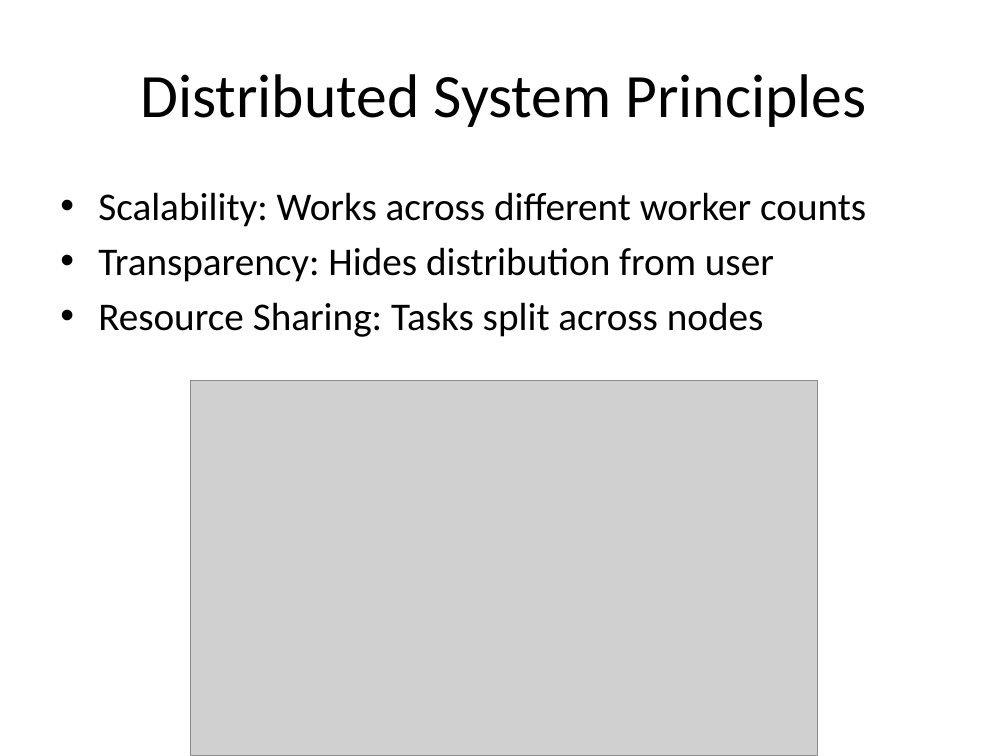
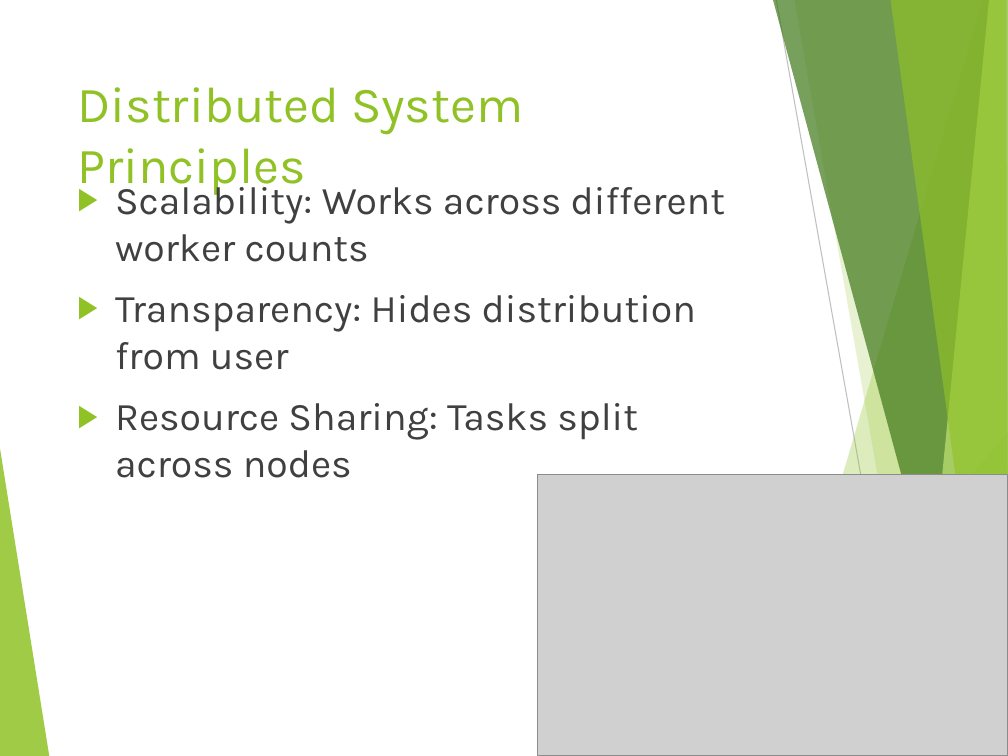
Before and after one commit to rbazzell/distributed-systems-project, a slide deck: slide 10 of DMaC_slides.pptx (slide 11 before the commit). Drawn at 1008x756 pixels with LibreOffice and Linux fonts; fonts in the diff are those of the drawing; grey boxes stand for pictures. Boxes give left, top, right and bottom in pixels: in the first picture for what was removed or moved away, otherwise in the second. Text is boxed around its words. In the diff, an @@ line names an element or a change of style, - is before the commit and + after.

```diff
--- a/DMaC_slides.pptx
+++ b/DMaC_slides.pptx
@@ title "Distributed System Principles": place and size @@
-title "Distributed System Principles" at (140,74,867,127)
+title "Distributed System Principles" at (77,87,523,195)
@@ title "Distributed System Principles" at (77,87,523,195): size 44 to 36 pt, font Calibri to Karla, text colour #000000 to #90C226; alignment centre to left; vertical alignment middle to top @@
@@ text "Scalability: Works across different worker ...": place and size @@
-text "Scalability: Works across different worker ..." at (98,192,866,337)
+text "Scalability: Works across different worker ..." at (115,179,725,478)
@@ text "Scalability: Works across different worker ..." at (115,179,725,478): font Calibri to Karla, text colour #000000 to #404040; bullet • to ▶; more space between paragraphs @@
@@ picture: place and size @@
-picture at (191,381,817,756)
+picture at (537,474,1008,756)
@@ group added at (0,0,1008,756): 8 freeform shapes, 2 lines @@
```
Also in this commit, not shown: 10 other slides changed, 3 slides added, 4 slides removed.
